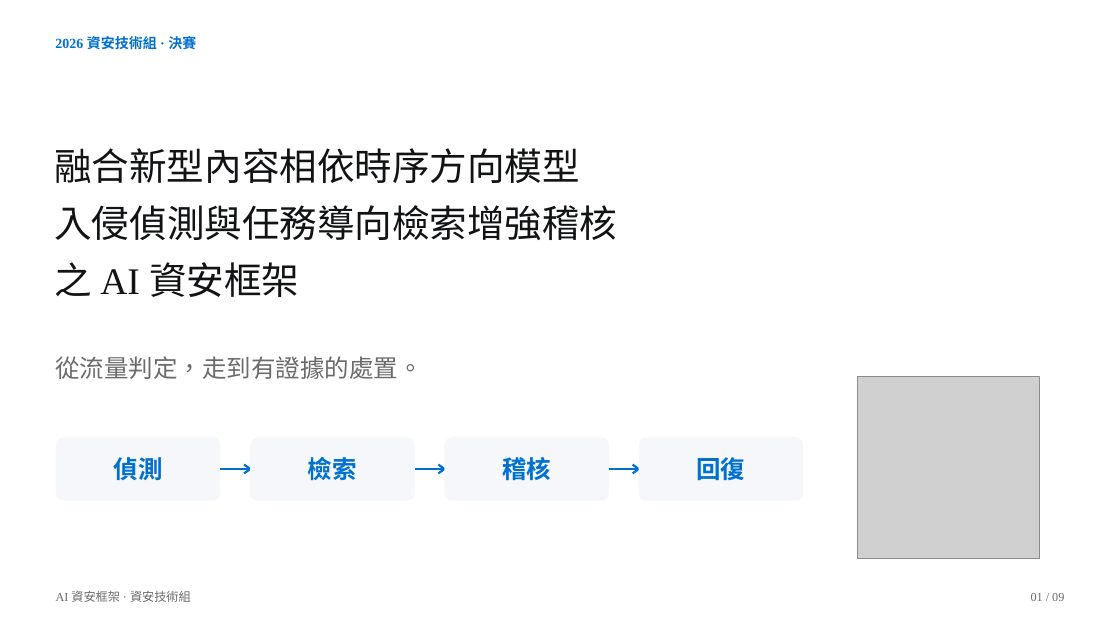
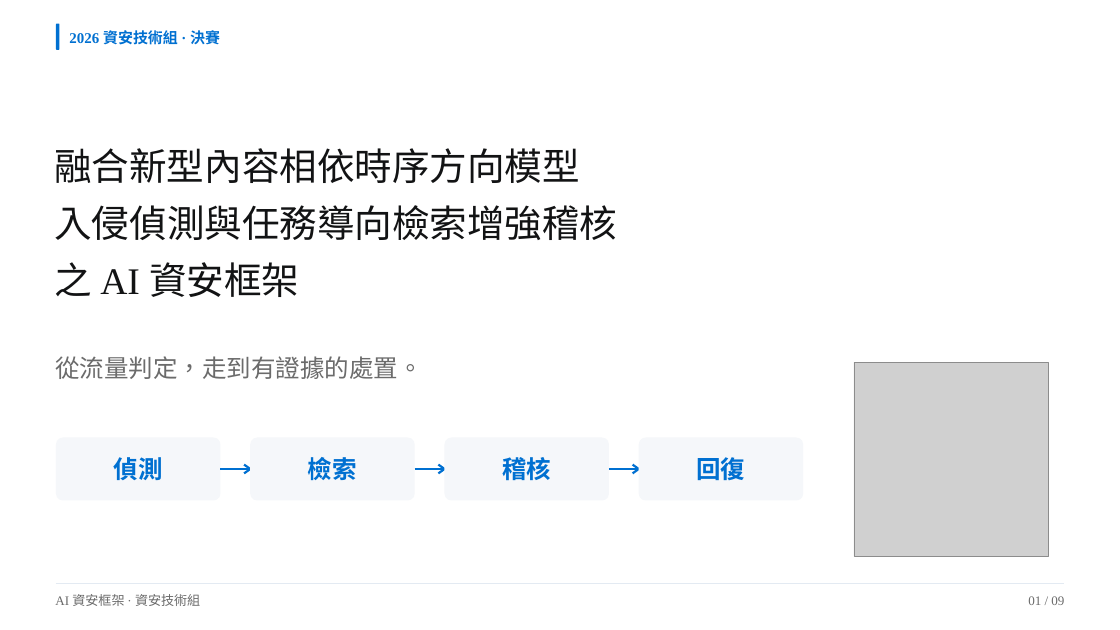
Before and after one commit to Lily09-project/innoserve-competition, a slide deck: slide 1 of deliverables/決賽簡報_AI資安框架.pptx. Drawn at 1120x630 pixels with LibreOffice and Linux fonts; fonts in the diff are those of the drawing; grey boxes stand for pictures. Boxes give left, top, right and bottom in pixels: in the first picture for what was removed or moved away, otherwise in the second. Text is boxed around its words. In the diff, an @@ line names an element or a change of style, - is before the commit and + after.

```diff
--- a/deliverables/決賽簡報_AI資安框架.pptx
+++ b/deliverables/決賽簡報_AI資安框架.pptx
@@ rounded rectangle added at <box>56,24,60,50</box>, fill #0070D1 @@
@@ text "2026 資安技術組 · 決賽": place and size @@
-text "2026 資安技術組 · 決賽" at <box>55,35,196,53</box>
+text "2026 資安技術組 · 決賽" at <box>69,30,220,45</box>
@@ text "2026 資安技術組 · 決賽" at <box>69,30,220,45</box>: size 12 to 12.8 pt @@
@@ picture: place and size @@
-picture at <box>858,376,1040,559</box>
+picture at <box>854,362,1049,556</box>
@@ text "AI 資安框架 · 資安技術組" at <box>55,594,200,606</box>: size 10.5 to 11.2 pt @@
@@ freeform shape added at <box>56,584,1065,585</box>, outline #E3EAF2 0.75 pt @@
@@ text "01 / 09" at <box>1028,596,1064,605</box>: size 10.5 to 11.2 pt @@
```
Also in this commit, not shown: 7 other slides changed, 4 slides added, 1 slide removed, 37 other files.
